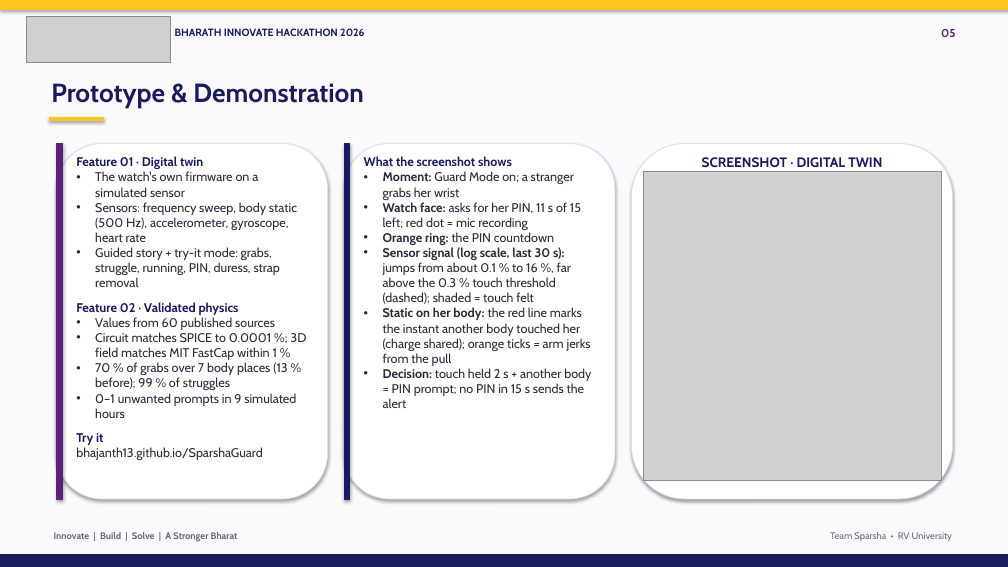
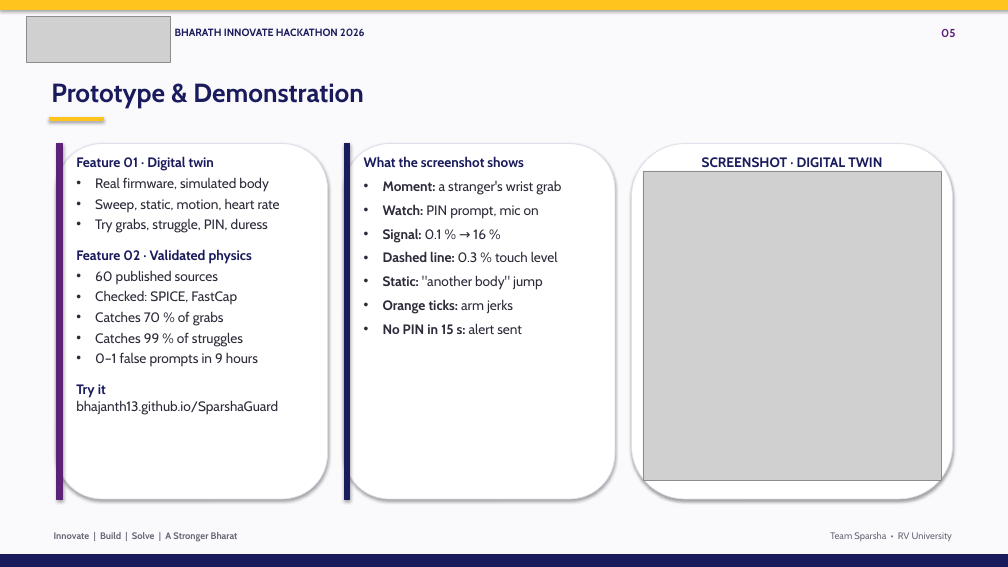
Before and after one commit to Bhajanth13/SparshaGuard, a slide deck: slide 5 of docs/SparshaGuard_BIH2026.pptx. Drawn at 1008x567 pixels with LibreOffice and Linux fonts; fonts in the diff are those of the drawing; grey boxes stand for pictures. Boxes give left, top, right and bottom in pixels: in the first picture for what was removed or moved away, otherwise in the second. Text is boxed around its words. In the diff, an @@ line names an element or a change of style, - is before the commit and + after.

Commit message:
Deck slide 5: shorter, crisper feature and screenshot bullets

```diff
--- a/docs/SparshaGuard_BIH2026.pptx
+++ b/docs/SparshaGuard_BIH2026.pptx
@@ text at (76,156,278,415): size 12 to 13 pt in "Feature 01 · Digital twin", "Feature 02 · Validated physics", "Try it", "bhajanth13.github.io/SparshaGuard"; more space between paragraphs @@
@@ text at (95,177,280,233): text changed; size 12 to 13 pt @@
-• The watch's own firmware on a simulated sensor
-• Sensors: frequency sweep, body static (500 Hz), accelerometer, gyroscope, heart rate
-• Guided story + try-it mode: grabs, struggle, running, PIN, duress, strap removal
+• Real firmware, simulated body
+• Sweep, static, motion, heart rate
+• Try grabs, struggle, PIN, duress
@@ text at (364,156,523,167): size 12 to 13 pt in "What the screenshot shows" @@
@@ text at (383,180,561,334): text changed; size 12 to 13 pt @@
-• Moment: Guard Mode on; a stranger grabs her wrist
-• Watch face: asks for her PIN, 11 s of 15 left; red dot = mic recording
-• Orange ring: the PIN countdown
-• Sensor signal (log scale, last 30 s): jumps from about 0.1 % to 16 %, far above the 0.3 % touch threshold (dashed); shaded = touch felt
-• Static on her body: the red line marks the instant another body touched her (charge shared); orange ticks = arm jerks from the pull
-• Decision: touch held 2 s + another body = PIN prompt; no PIN in 15 s sends the alert
+• Moment: a stranger's wrist grab
+• Watch: PIN prompt, mic on
+• Signal: 0.1 % → 16 %
+• Dashed line: 0.3 % touch level
+• Static: "another body" jump
+• Orange ticks: arm jerks
+• No PIN in 15 s: alert sent
@@ text at (95,270,258,367): text changed; size 12 to 13 pt @@
-• Values from 60 published sources
-• Circuit matches SPICE to 0.0001 %; 3D field matches MIT FastCap within 1 %
-• 70 % of grabs over 7 body places (13 % before); 99 % of struggles
-• 0–1 unwanted prompts in 9 simulated hours
+• 60 published sources
+• Checked: SPICE, FastCap
+• Catches 70 % of grabs
+• Catches 99 % of struggles
+• 0–1 false prompts in 9 hours
```
